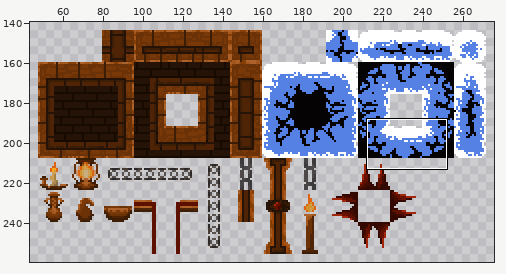
One commit to this sprite sheet: Assets/Graphics/tiles/new tiles 16X16.png. Above: a wide view before the commit, with the close-up outlined.
Close-up. Old version:
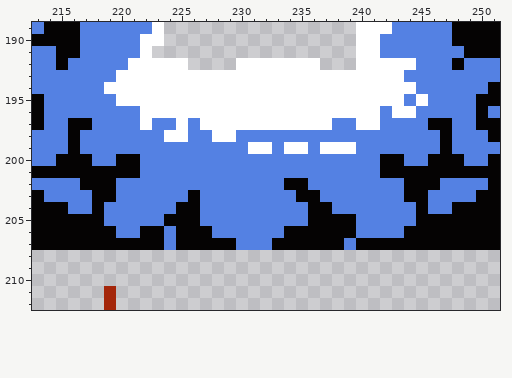
The file is 320x320 pixels. Colours within 5 levels of each other are drawn and written as one. Shown: x 213..251, y 189..212. The wide view leaves out empty margins.
The same view after the edit:
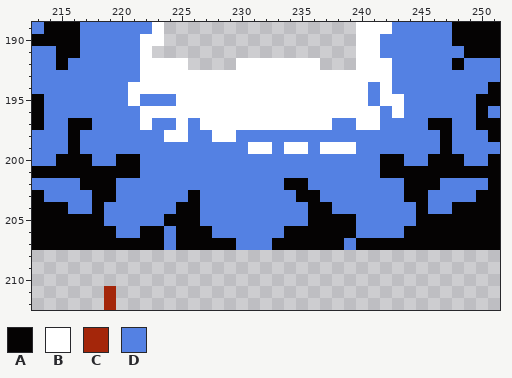
Palette (. is transparent): A #050303  B #ffffff  C #a4260a  D #5481e3
The edit:
@@ x 213..251 @@
 191 DDAADDDDDB.................BBDDDDDDDAAA
-192 DDADDDDDBBBBB....BBBBBBB...BBBBBDDDADDD
-193 DDDDDDDBBBBBBBBBBBBBBBBBBBBBBBBDDDDDDDD
-194 DDDDDDBBBBBBBBBBBBBBBBBBBBBBBBBBDDDDDDA
-195 ADDDDDDBBBBBBBBBBBBBBBBBBBBBBBBDBDDDDAA
-196 ADDDDDDDDBBBBBBBBBBBBBBBBBBBBDBBDDDDDAD
+192 DDADDDDDDBBBB....BBBBBBB...BBBDDDDDADDD
+193 DDDDDDDDDBBBBBBBBBBBBBBBBBBBBBDDDDDDDDD
+194 DDDDDDDDBBBBBBBBBBBBBBBBBBBBDBDDDDDDDDA
+195 ADDDDDDDBDDDBBBBBBBBBBBBBBBBDBBDDDDDDAA
+196 ADDDDDDDDBBBBBBBBBBBBBBBBBBBBDBDDDDDDAD
 197 ADDAADDDDBDDBDBBBBBBBBBBBDDBBDDDDAADDAA
Boxes around the changes in both close-ups, in picture pixels (x1, y1, x2, y2):
changed: (104, 58, 176, 106)
changed: (368, 58, 428, 118)
